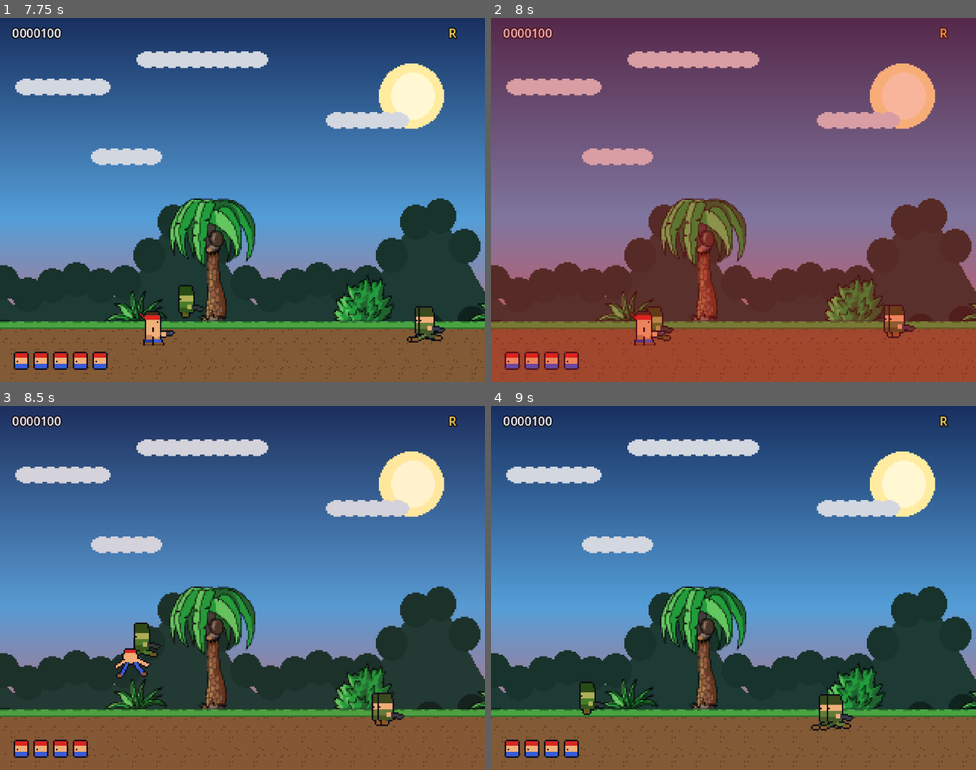
Above: before the commit, frames 1-4 (two rows, left to right).
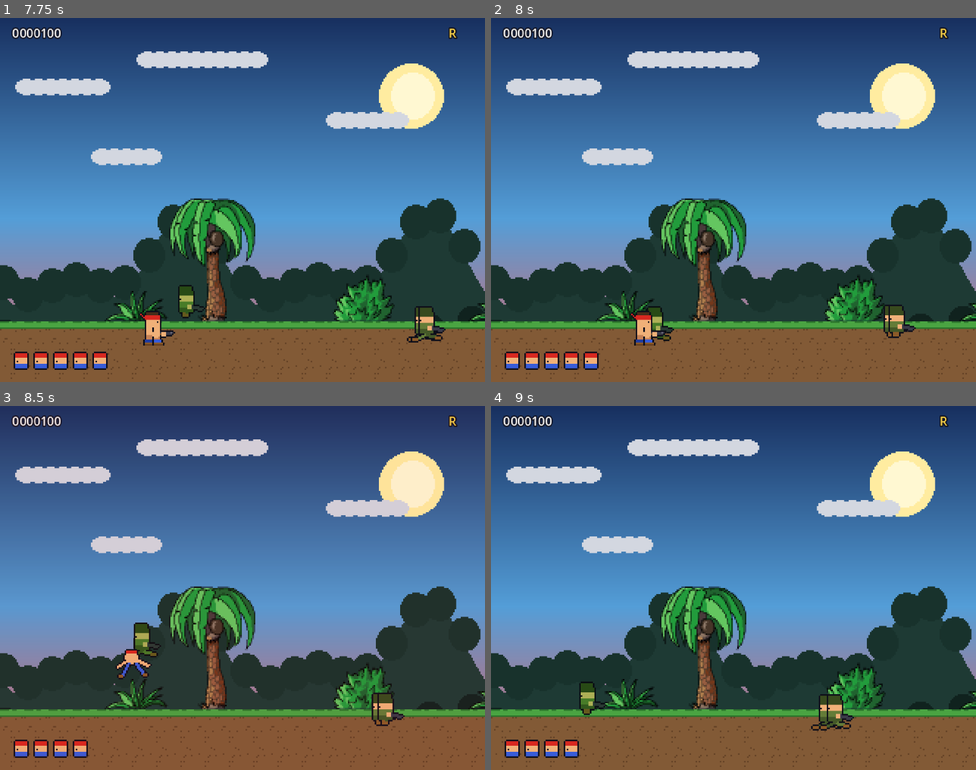
Above: after the commit, the same moments.

Repository: LJH-snow/contra-godot
Game: Godot game, scene res://scenes/title.tscn
Same seed, same stepped clock (60 frames per second), same inputs: the game is played once before the commit and once after it.
Inputs (mouse positions are in pixels of both pictures, inside the frame that each line leads up to):
- Up to frame 1 (7.75 s): tap Enter (start) at 0.5, 3.5 s; move the mouse to (218, 272) at 0.52 s; hold W (p1_up) 0.53-1.25 s; tap X (p1_shoot) at 0.6, 6.6 s; click (218, 272) at 0.67 s; tap Z (p1_jump) at 0.77, 3.77, 6.77 s; drag from (388, 254) to (58, 254) at 1.27 s; move the mouse to (97, 145) at 2.02 s; hold A (p1_left) 2.03-2.75 s; tap Keypad Enter at 2.1 s; drag from (266, 200) to (97, 145) at 2.77 s; move the mouse to (169, 109) at 3.52 s; hold S (p1_down) 3.53-4.25 s; tap Space at 3.6 s; drag from (349, 181) to (9, 301) at 4.27 s; move the mouse to (145, 218) at 5.02 s; hold W (p1_up) 5.03-5.75 s; tap J at 5.1 s; click (145, 218) at 5.17 s; drag from (291, 119) to (145, 218) at 5.77 s; move the mouse to (218, 272) at 6.52 s; hold D (p1_right) 6.53-7.25 s; drag from (388, 254) to (145, 254) at 7.27 s
- Up to frame 2 (8 s): no input
- Up to frame 3 (8.5 s): move the mouse to (97, 533) at 8.02 s; hold S (p1_down) from 8.03 s (still down); tap Keypad Enter at 8.1 s
- Up to frame 4 (9 s): release S (p1_down) at 8.75 s; drag from (757, 588) to (588, 533) at 8.77 s

Frame 1 is identical in both runs. In frame 2, 100% of the frame differs, in the area x 0-100%, y 0-100%; in frame 3, 0.2%; in frame 4, nothing differs.

Commit message:
fix: fairer hitboxes and capped enrage volley on low-volley bosses

Diff:
--- a/scripts/boss_core.gd
+++ b/scripts/boss_core.gd
@@ -41,16 +41,17 @@
 			_burst -= 1
 			_burst_t = 0.24
 			_fire(pl)
-	elif open:
-		_t -= delta
-		if _t <= 0.0:
-			_t = fire_interval() * (0.9 + randf() * 0.25)
-			_burst = 5 if enraged else volley
-			_burst_t = 0.05
+		elif open:
+			_t -= delta
+			if _t <= 0.0:
+				_t = fire_interval() * (0.9 + randf() * 0.25)
+				_burst = volley if not enraged else (5 if volley >= 3 else 3)
+				_burst_t = 0.05
 
-## 半血以下狂暴: 射速翻倍, 五连弹幕, 闪光提示
+
+## 半血以下狂暴: 射速提升, 弹幕加宽; 小弹量 Boss 保持可躲
 func fire_interval() -> float:
-	return fire_int * (0.5 if enraged else 1.0)
+	return fire_int * ((0.7 if volley <= 2 else 0.5) if enraged else 1.0)
 
 func _fire(pl: Node2D) -> void:
 	var g := get_tree().get_first_node_in_group("game")
--- a/scripts/ebullet.gd
+++ b/scripts/ebullet.gd
@@ -33,7 +33,7 @@
 	add_child(s)
 	var cs := CollisionShape2D.new()
 	var sh := RectangleShape2D.new()
-	sh.size = Vector2(6, 6)
+	sh.size = Vector2(4, 4)               # 比弹头贴图略小: 擦过不算命中
 	cs.shape = sh
 	add_child(cs)
 
--- a/scripts/player.gd
+++ b/scripts/player.gd
@@ -85,9 +85,9 @@
 	_hurtbox.collision_mask = GameData.L_EBULLET | GameData.L_ENEMY
 	_hurt_cs = CollisionShape2D.new()
 	_hurt_sh = RectangleShape2D.new()
-	_hurt_sh.size = Vector2(10, 24)
+	_hurt_sh.size = Vector2(8, 20)       # 比身体视觉略窄: 贴弹擦过可存活
 	_hurt_cs.shape = _hurt_sh
-	_hurt_cs.position = Vector2(0, -13)
+	_hurt_cs.position = Vector2(0, -11)
 	_hurtbox.add_child(_hurt_cs)
 	add_child(_hurtbox)
 	lives = Boot.start_lives
@@ -186,11 +186,11 @@
 	_update_ground(g)
 	# 卧倒受击框压扁: 平射弹从头顶飞过 (敌人身体接触仍能命中)
 	if prone:
-		_hurt_sh.size = Vector2(10, 6)
-		_hurt_cs.position = Vector2(0, -3)
-	else:
-		_hurt_sh.size = Vector2(10, 24)
-		_hurt_cs.position = Vector2(0, -13)
+		_hurt_sh.size = Vector2(8, 4)
+		_hurt_cs.position = Vector2(0, -2)
+	else:
+		_hurt_sh.size = Vector2(8, 20)
+		_hurt_cs.position = Vector2(0, -11)
 	_animate(delta)
 	_poll_hurt()
 
